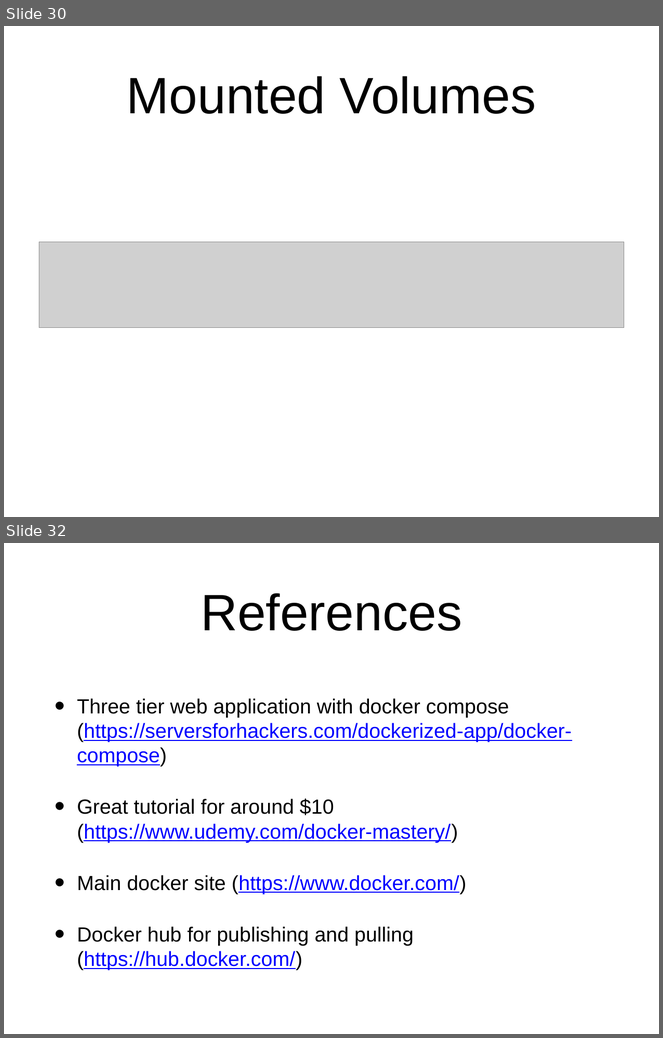
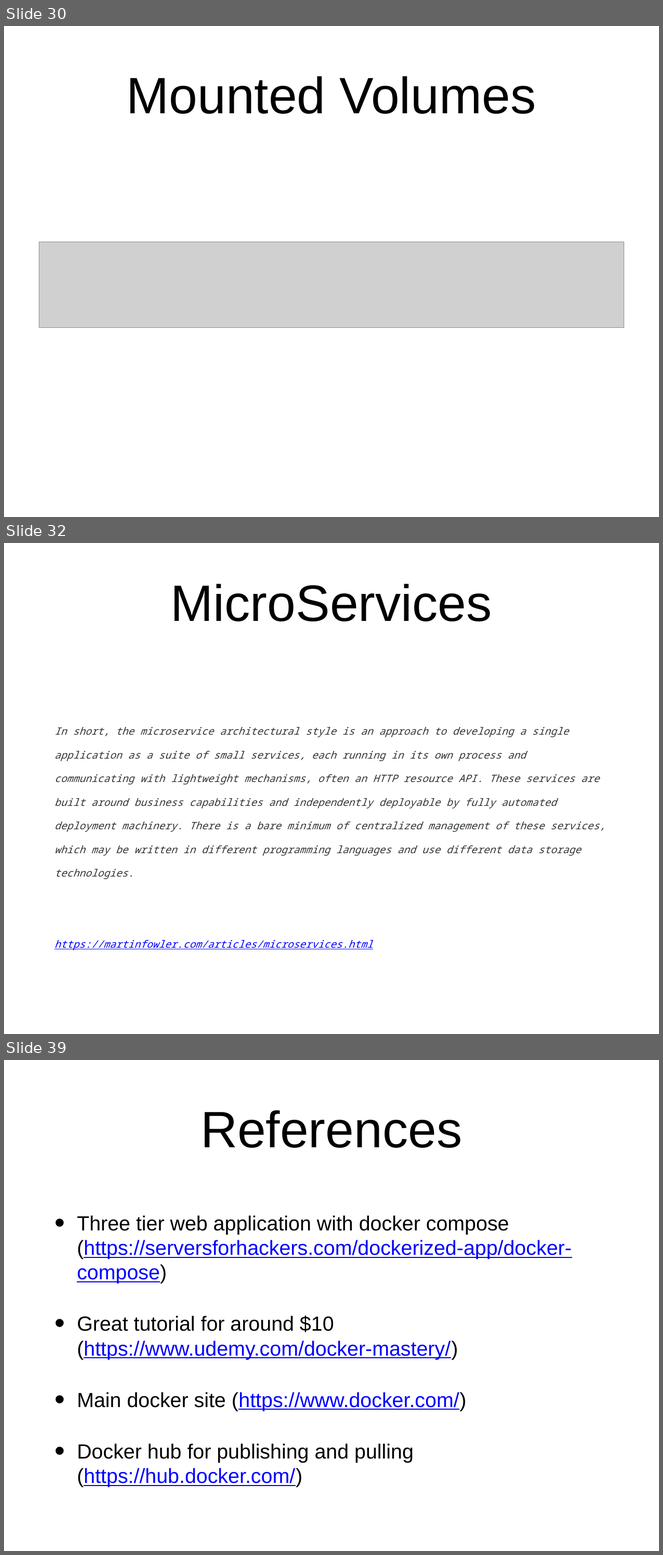
Before and after one commit to ASTApplicationWorkGroup/dockertutorial_part1, a slide deck: docker.pptx. Shown one above the other, each under a label of ours: slides 30 and 32 before the commit, slides 30, 32 and 39 after it; the slides between them are not shown. The pictures are 663x1038 and 663x1555 pixels, drawn with LibreOffice and Linux fonts; fonts in the diff are those of the drawing; grey boxes stand for pictures. Boxes give left, top, right and bottom in pixels: in the first picture for what was removed or moved away, otherwise in the second. Text is boxed around its words. In the diff, an @@ line names an element or a change of style, - is before the commit and + after.

```diff
--- a/docker.pptx
+++ b/docker.pptx
@@ slide 32 added at [4, 543, 659, 1034], background #FFFFFF @@
@@ title added at [171, 584, 492, 622], 80 pt, text #000000 @@
+MicroServices
@@ text added at [54, 727, 606, 951], 16 pt, text #303633, italic @@
+In short, the microservice architectural style is an approach to developing a single application as a suite of small services, each running in its own process and communicating with lightweight mechanisms, often an HTTP resource API. These services are built around business capabilities and independently deployable by fully automated deployment machinery. There is a bare minimum of centralized management of these services, which may be written in different programming languages and use different data storage technologies.
+https://martinfowler.com/articles/microservices.html
@@ what was slide 32 is now slide 39 @@
```
Also in this commit, not shown: 11 slides changed, 6 other slides added.
